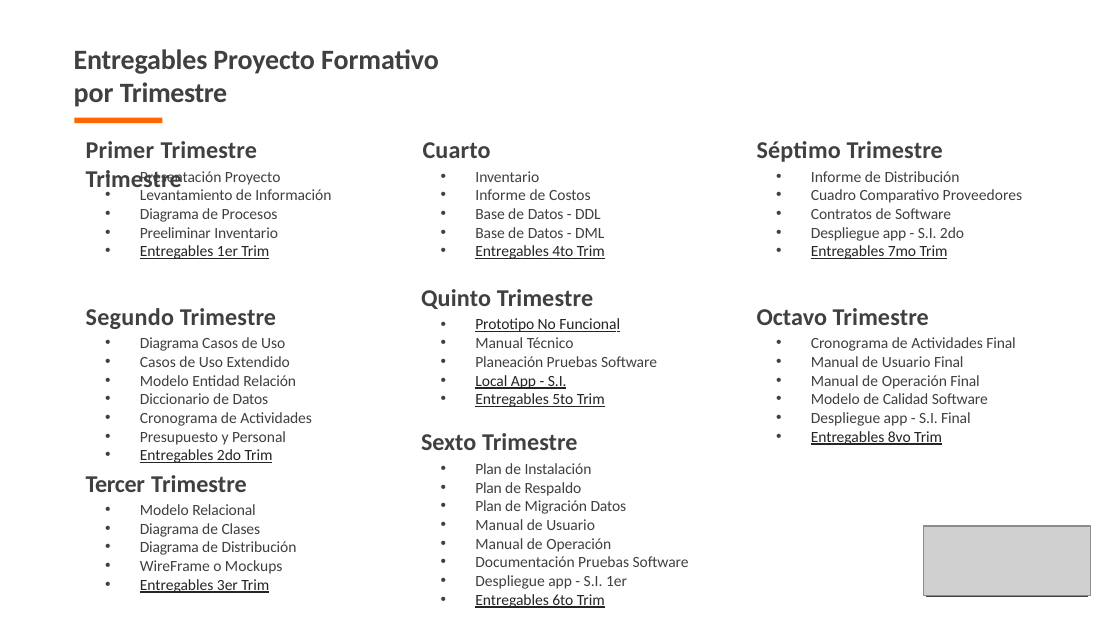
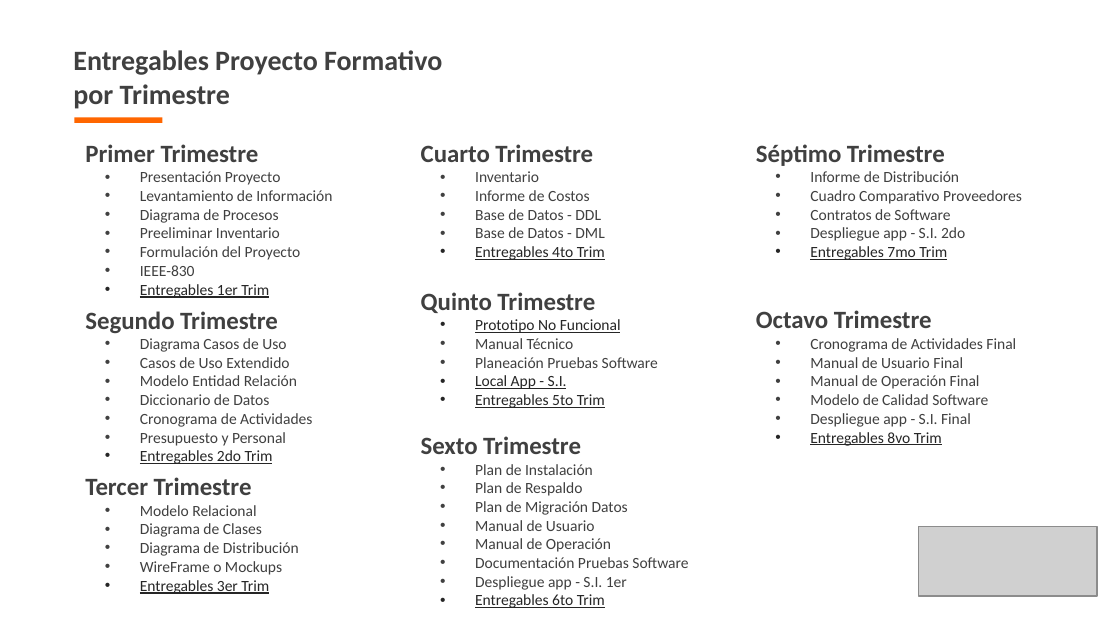
Before and after one commit to kamor31232/Proyecto_adsi, a slide deck: slide 15 of App/app_documentacion/1er_trimestre/1_proyecto/1_1_1_presentacion_proyecto.pptx (slide 18 before the commit). Drawn at 1120x630 pixels with LibreOffice and Linux fonts; fonts in the diff are those of the drawing; grey boxes stand for pictures; background and template pictures are left out. Boxes give left, top, right and bottom in pixels: in the first picture for what was removed or moved away, otherwise in the second. Text is boxed around its words. In the diff, an @@ line names an element or a change of style, - is before the commit and + after.

Commit message:
Documento de formulación de proyecto

```diff
--- a/App/app_documentacion/1er_trimestre/1_proyecto/1_1_1_presentacion_proyecto.pptx
+++ b/App/app_documentacion/1er_trimestre/1_proyecto/1_1_1_presentacion_proyecto.pptx
@@ text "Entregables Proyecto Formativo" at [73, 50, 442, 109]: letter spacing -0.1 to 0 pt in "Entregables Proyecto Formativo"; letter spacing -0.2 to 0 pt in "Trimestre"; indent changed; less space between paragraphs @@
@@ text "Primer Trimestre": place and size @@
-text "Primer Trimestre" at [140, 337, 311, 463]
+text "Primer Trimestre" at [85, 144, 332, 594]
@@ text at [85, 144, 332, 333]: paragraphs added @@
+Primer Trimestre
+• Presentación Proyecto
+• Levantamiento de Información
+• Diagrama de Procesos
+• Preeliminar Inventario
+• Formulación del Proyecto
+• IEEE-830
+• Entregables 1er Trim
+Segundo Trimestre
@@ text removed at [86, 141, 491, 158] @@
-Primer Trimestre Cuarto Trimestre
@@ text "Cuarto Trimestre": place and size @@
-text "Cuarto Trimestre" at [475, 463, 689, 608]
+text "Cuarto Trimestre" at [421, 144, 688, 608]
@@ text at [421, 144, 658, 454]: paragraphs added @@
+Cuarto Trimestre
+• Inventario
+• Informe de Costos
+• Base de Datos - DDL
+• Base de Datos - DML
+• Entregables 4to Trim
+Quinto Trimestre
+• Prototipo No Funcional
+• Manual Técnico
+• Planeación Pruebas Software
+• Local App - S.I.
+• Entregables 5to Trim
+Sexto Trimestre
@@ text "Séptimo Trimestre": place and size @@
-text "Séptimo Trimestre" at [811, 337, 1015, 445]
+text "Séptimo Trimestre" at [756, 144, 1022, 446]
@@ text at [756, 144, 1022, 328]: paragraphs added @@
+Séptimo Trimestre
+• Informe de Distribución
+• Cuadro Comparativo Proveedores
+• Contratos de Software
+• Despliegue app - S.I. 2do
+• Entregables 7mo Trim
+Octavo Trimestre
@@ text removed at [757, 141, 943, 162] @@
-Séptimo Trimestre
@@ text removed at [140, 171, 331, 259] @@
-• Presentación Proyecto
-• Levantamiento de Información
-• Diagrama de Procesos
-• Preeliminar Inventario
-• Entregables 1er Trim
@@ text removed at [475, 171, 605, 259] @@
-• Inventario
-• Informe de Costos
-• Base de Datos - DDL
-• Base de Datos - DML
-• Entregables 4to Trim
@@ text removed at [811, 171, 1023, 259] @@
-• Informe de Distribución
-• Cuadro Comparativo Proveedores
-• Contratos de Software
-• Despliegue app - S.I. 2do
-• Entregables 7mo Trim
@@ text removed at [421, 289, 593, 309] @@
-Quinto Trimestre
@@ text removed at [86, 308, 276, 329] @@
-Segundo Trimestre
@@ text removed at [475, 318, 657, 407] @@
-• Prototipo No Funcional
-• Manual Técnico
-• Planeación Pruebas Software
-• Local App - S.I.
-• Entregables 5to Trim
@@ text removed at [757, 308, 929, 325] @@
-Octavo Trimestre
@@ text at [140, 338, 312, 464]: letter spacing -0.1 to 0 pt in "Diagrama", "Entidad Relación", "Diccionario Datos", "Actividades"; letter spacing 0.1 to 0 pt in "de", "de", "de", "de"; text colour #252525 to #262626 in "Entregables 2do Trim"; indent changed; less space between paragraphs; line spacing 11.9pt to 1 @@
@@ text at [810, 338, 1016, 446]: letter spacing 0.1 to 0 pt in "de", "de", "de", "de"; letter spacing -0.1 to 0 pt in "Actividades Final", "Final", "Final", "Calidad" and 1 more places; text colour #252525 to #262626 in "Entregables 8vo Trim"; indent changed; less space between paragraphs; line spacing 11.9pt to 1 @@
@@ text removed at [421, 433, 578, 450] @@
-Sexto Trimestre
@@ text at [85, 477, 299, 594]: paragraphs added @@
+Tercer Trimestre
+• Modelo Relacional
+• Diagrama de Clases
+• Diagrama de Distribución
+• WireFrame o Mockups
+• Entregables 3er Trim
@@ text removed at [86, 475, 247, 492] @@
-Tercer Trimestre
@@ text at [475, 464, 688, 608]: letter spacing -0.1 to 0 pt in "Plan Instalación", "Plan Respaldo", "Plan Migración Datos", "6to"; letter spacing 0.1 to 0 pt in "de", "de", "de", "de" and 1 more places; text colour #252525 to #262626 in "Entregables 6to Trim"; indent changed; less space between paragraphs; line spacing 11.9pt to 1 @@
@@ text removed at [140, 504, 297, 593] @@
-• Modelo Relacional
-• Diagrama de Clases
-• Diagrama de Distribución
-• WireFrame o Mockups
-• Entregables 3er Trim
@@ picture: place and size @@
-picture at [923, 526, 1090, 596]
+picture at [918, 526, 1098, 596]
@@ text in rectangle at [926, 528, 1088, 597]: text removed @@
-Marca externa
@@ rectangle at [926, 528, 1088, 597]: outline #404040 0.72 pt to #404040 0.75 pt @@
```
Also in this commit, not shown: 3 other slides changed, 11 slides added, 17 slides removed, 3 other files.
